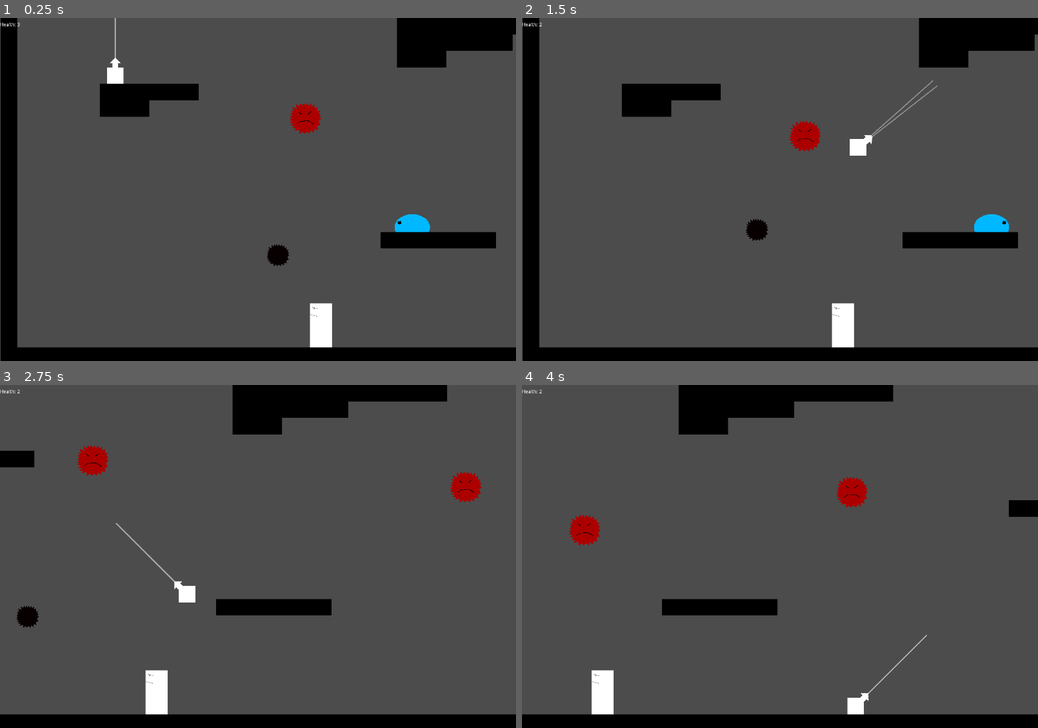
Above: before the commit, frames 1-4 (two rows, left to right).
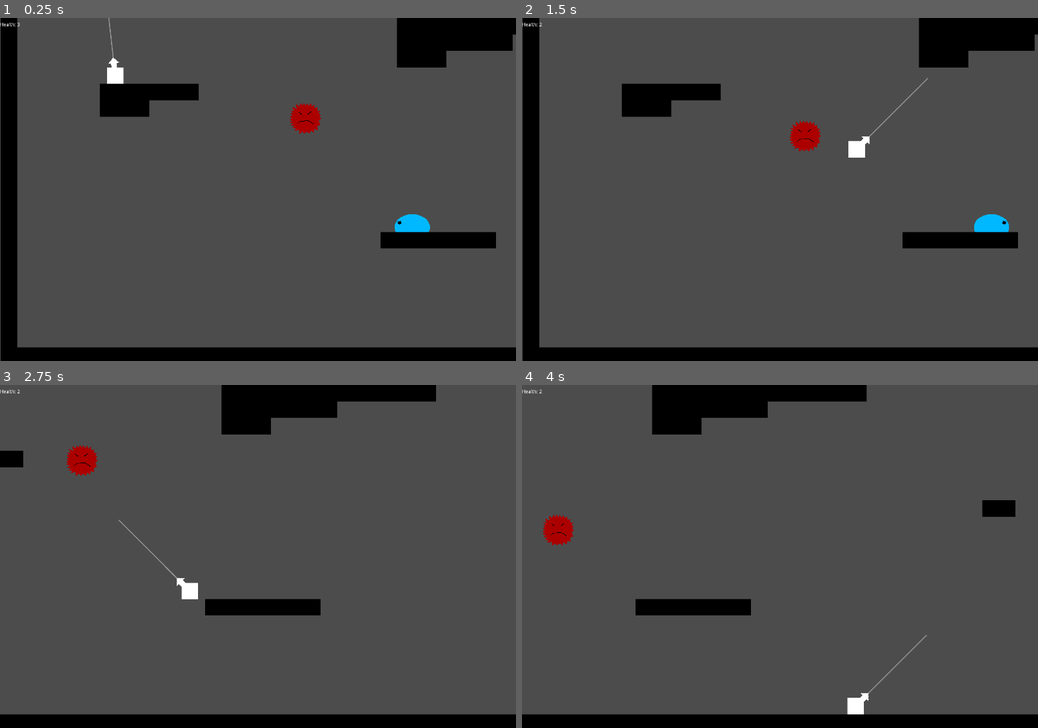
Above: after the commit, the same moments.

Repository: cjsweeten101/dws
Game: Godot game, scene res://Levels/TestingLevel.tscn
The game is run twice, just before and just after one commit, with the same random seed, the same clock (stepped at 60 frames per second) and the same inputs.
Inputs:
- Up to frame 1 (0.25 s): no input
- Up to frame 2 (1.5 s): tap Enter (action) at 0.5, 1.35 s; hold Enter (action) 0.53-1.28 s; hold D (right) from 0.53 s (still down)
- Up to frame 3 (2.75 s): release D (right) at 2.03 s; hold A (left) from 2.03 s (still down); hold Enter (action) from 2.03 s (still down)
- Up to frame 4 (4 s): release A (left) at 2.78 s; release Enter (action) at 2.78 s; hold D (right) from 2.78 s (still down); tap Enter (action) at 2.85 s; hold Enter (action) from 3.53 s (still down)

The runs differ from the first frame. In frame 1, 0.8% of the frame differs, in the area x 21-65%, y 0-97%; in frame 2, 1.0%; in frame 3, 2.8%; in frame 4, 4.2%, in the area x 4-100%, y 0-97%.
Error before the commit: Invalid call. Nonexistent function 'append' in base 'Nil'. (res://Player/Hooks/BasicWeapon.gd:92)

Commit message:
gettin close to refactor

Diff:
--- a/Levels/TestingLevel.tscn
+++ b/Levels/TestingLevel.tscn
@@ -91,6 +91,7 @@
 
 [node name="InvWalls" type="TileMap" parent="." index="5"]
 
+position = Vector2( -228, -3 )
 scale = Vector2( 0.75, 0.75 )
 mode = 0
 tile_set = ExtResource( 2 )
@@ -110,10 +111,12 @@
 format = 1
 tile_data = PoolIntArray( -131073, 0, 0, -196608, 0, 0, -196607, 0, 0, -196606, 0, 0, -196605, 0, 0, -196604, 0, 0, -19 …(1475 unchanged characters)…
 _sections_unfolded = [ "Collision", "Material", "Transform" ]
+__meta__ = {
+"_edit_lock_": true
+}
 
 [node name="Enemies" type="Node2D" parent="." index="6"]
 
-editor/display_folded = true
 __meta__ = {
 "_edit_lock_": true
 }
@@ -154,7 +157,7 @@
 "soft",
 ] instance=ExtResource( 7 )]
 
-position = Vector2( 883, 896 )
+position = Vector2( 2878, 896 )
 
 [node name="WinZone" parent="." index="7" instance=ExtResource( 8 )]
 
--- a/Player/Hooks/BasicWeapon.gd
+++ b/Player/Hooks/BasicWeapon.gd
@@ -5,23 +5,24 @@
 var grappled = false
 var reel_in_speed = 75
 var max_speed = 700
-var just_released
+var just_released = false
 var grapple_point
 var grapple_cooled_down = true
 var reel_first_pass = true
 var grapple_length = 0
-
-
+var elasticity = .10
+var grapple_boost = Vector2(1.3,1.5)
 
 
 func _physics_process(delta):
 	if grappled:
+		$GrappleCast/ArrowSprite.global_position = grapple_points[0]
 		_check_for_break()
 
 func set_rotation(x_speed):
 	if grappled:
 		just_released = true
-		$GrappleCast.rotation = (grapple_point - global_position).normalized().angle()
+		$GrappleCast.rotation_degrees = (grapple_point - global_position).normalized().angle()*180/PI - 90
 	else:
 		if just_released:
 				$GrappleCast.rotation_degrees = 180 + x_speed/max_speed*(45)
@@ -30,14 +31,16 @@
 			$GrappleCast.rotation_degrees = lerp($GrappleCast.rotation_degrees, 180 + x_speed/max_speed*(45), 0.2)
 
 func fire():
-	if _rays_colliding():
-		grappled = true
-		grapple_point = _get_ray_collision_point()
-		grapple_points = [grapple_point]
-		grapple_cooled_down = false
-	else:
-		grappled = false
-		_draw_miss()
+	if !grappled and grapple_cooled_down:
+		if _rays_colliding():
+			grappled = true
+			grapple_point = _get_ray_collision_point()
+			grapple_points = [grapple_point]
+			grapple_cooled_down = false
+		else:
+			grappled = false
+			grapple_cooled_down = false
+			_draw_miss()
 
 func _get_ray_collision_point():
 	var points = []
@@ -55,28 +58,37 @@
 	return false
 
 func release():
+	grapple_cooled_down = false
 	grappled = false
-	grapple_points = null
+	grapple_points = []
 	grapple_point = null
 	reel_first_pass = true
+	$GrappleCast/ArrowSprite.position = Vector2(0.095701,36.381802)
 	if $GrappleCoolDown.is_stopped():
 			$GrappleCoolDown.start()
 	update()
 
 func is_grappled():
-	pass
+	return grappled
 
 func get_reel_speed():
 	grapple_point = grapple_points[grapple_points.size()-1]
 	var grapple_vector = (grapple_point - global_position)
 	if grapple_vector.length() > grapple_length+5 and !reel_first_pass:
 		release()
+		return Vector2(0,0)
 	if reel_first_pass:
 		reel_first_pass = false
 
 	grapple_length = grapple_vector.length()
 	_draw_grapple_hook(grapple_points[0] - global_position)
 	return grapple_vector.normalized()*reel_in_speed
+
+func get_elasticity():
+	return elasticity
+
+func get_grapple_boost():
+	return grapple_boost
 
 func _check_for_break():
 	if $GrappleCast.is_colliding():
@@ -109,6 +121,7 @@
 				draw_line(grapple_points[i+1]- global_position, grapple_points[i] - global_position, Color(255,255,255), 2)
 
 func _on_MissDisplay_timeout():
+	$MissDisplay.stop()
 	$GrappleCast/ArrowSprite.position = Vector2(0.095701, 36.381802)
 	grapple_points = []
 	update()
@@ -118,3 +131,4 @@
 
 func _on_GrappleCoolDown_timeout():
 	grapple_cooled_down = true
+	$GrappleCoolDown.stop()
--- a/Player/Hooks/BasicWeapon.tscn
+++ b/Player/Hooks/BasicWeapon.tscn
@@ -4,35 +4,34 @@
 [ext_resource path="res://Player/default_arrow.png" type="Texture" id=2]
 [ext_resource path="res://Player/aiming_sprite.png" type="Texture" id=3]
 
-[node name="BasicWeapon" type="Node2D"]
+[node name="BasicWeapon" type="Node2D" index="0"]
 
 script = ExtResource( 1 )
 
 [node name="GrappleCast" type="RayCast2D" parent="." index="0"]
 
-rotation = 3.14159
 enabled = true
 exclude_parent = true
 cast_to = Vector2( 0, 1000 )
-collision_mask = 1
+collision_mask = 6
 _sections_unfolded = [ "Transform" ]
 
 [node name="EdgeRay1" type="RayCast2D" parent="GrappleCast" index="0"]
 
 position = Vector2( 55, 30 )
-enabled = false
+enabled = true
 exclude_parent = true
 cast_to = Vector2( 0, 1000 )
-collision_mask = 1
+collision_mask = 6
 _sections_unfolded = [ "Transform" ]
 
 [node name="EdgeRay2" type="RayCast2D" parent="GrappleCast" index="1"]
 
 position = Vector2( -55, 30 )
-enabled = false
+enabled = true
 exclude_parent = true
 cast_to = Vector2( 0, 1000 )
-collision_mask = 1
+collision_mask = 6
 _sections_unfolded = [ "Transform" ]
 
 [node name="ArrowSprite" type="Sprite" parent="GrappleCast" index="2"]
@@ -46,7 +45,7 @@
 [node name="AimingSprite" type="Sprite" parent="GrappleCast" index="3"]
 
 modulate = Color( 1, 1, 1, 0.392157 )
-position = Vector2( -1, 36.3818 )
+position = Vector2( -1.5, 36.3818 )
 texture = ExtResource( 3 )
 centered = false
 _sections_unfolded = [ "Offset", "Transform", "Visibility" ]
@@ -61,7 +60,7 @@
 [node name="GrappleCoolDown" type="Timer" parent="." index="2"]
 
 process_mode = 1
-wait_time = 1.0
+wait_time = 0.1
 one_shot = false
 autostart = false
 
--- a/Player/Player.gd
+++ b/Player/Player.gd
@@ -34,29 +34,36 @@
 onready var default_weapon = preload("res://Player/Hooks/BasicWeapon.tscn")
 var current_weapon
 
-var just_grappled
+var just_grappled = true
+var just_rel = false
 
 func _ready():
 	current_weapon = default_weapon.instance()
 	add_child(current_weapon)
 	current_speed = move_and_slide(gravity, UP)
 
-func _draw():
-	if grapple_points != null:
-		for i in range (0, grapple_points.size()):
-			if i == grapple_points.size() - 1:
-				draw_line(grapple_points[i] - global_position, Vector2(0,0), Color(255,255,255), 2)
-			else:
-				draw_line(grapple_points[i+1]- global_position, grapple_points[i] - global_position, Color(255,255,255), 2)
+#func _draw():
+#	if grapple_points != null:
+#		for i in range (0, grapple_points.size()):
+#			if i == grapple_points.size() - 1:
+#				draw_line(grapple_points[i] - global_position, Vector2(0,0), Color(255,255,255), 2)
+#			else:
+#				draw_line(grapple_points[i+1]- global_position, grapple_points[i] - global_position, Color(255,255,255), 2)
 
 func _physics_process(delta):
 	current_weapon.set_rotation(current_speed.x)
+	if current_weapon.is_grappled():
+		if just_grappled:
+			current_speed.y *= current_weapon.get_elasticity()
+			just_grappled = false
+			just_rel = true
+		current_speed += current_weapon.get_reel_speed()
+	else:
+		if just_rel:
+			just_grappled = true
+			just_rel = false
+			current_speed *= current_weapon.get_grapple_boost()
 	move()
-	if $MissDisplay.is_stopped():
-		set_grapple_direction()
-	if grappled:
-		reel_in()
-		check_for_break()
 
 func move():
 	var friction = false
@@ -72,23 +79,23 @@
 	else:
 		friction = true
 
-	if (Input.is_action_just_pressed("action") or touch_action) and !grappled and grapple_cooled_down:
+	if (Input.is_action_just_pressed("action") or touch_action):
 		touch_action = false
 		#So the grapple_object should handle all diss
 		current_weapon.fire()
-		if rays_colliding():
+		#if rays_colliding():
 		#if $GrappleCast.is_colliding():
 		#	if $GrappleCast.get_collider().is_in_group("enemies"):
 		#		$GrappleCast.get_collider().grapple_hit()
-			set_grappled(true, get_ray_collision_point())
-		else:
-			draw_miss()
-	elif (Input.is_action_just_released("action") or touch_release) or grapple_off:
+		#	set_grappled(true, get_ray_collision_point())
+		#else:
+		#	draw_miss()
+	elif (Input.is_action_just_released("action") or touch_release):
 		touch_release = false
 		#And dis guy right here
 		current_weapon.release()
-		set_grappled(false, 0)
-		grapple_off = false
+	#	set_grappled(false, 0)
+	#	grapple_off = false
 
 	if friction == true:
 		#oooo gunna have to return a grappled young guy maybe?
--- a/Player/Player.tscn
+++ b/Player/Player.tscn
@@ -24,7 +24,7 @@
 custom_solver_bias = 0.0
 extents = Vector2( 25, 25 )
 
-[node name="Player" type="KinematicBody2D" index="0" groups=[
+[node name="Player" type="KinematicBody2D" groups=[
 "player",
 ]]
 
@@ -48,6 +48,7 @@
 
 [node name="GrappleCast" type="RayCast2D" parent="." index="2"]
 
+visible = false
 rotation = 2.61799
 enabled = true
 exclude_parent = true
